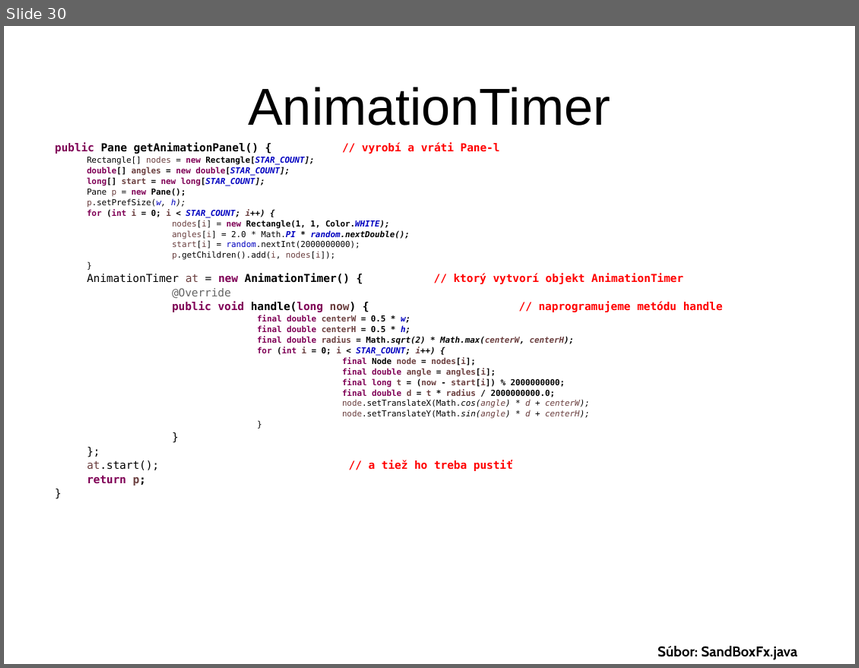
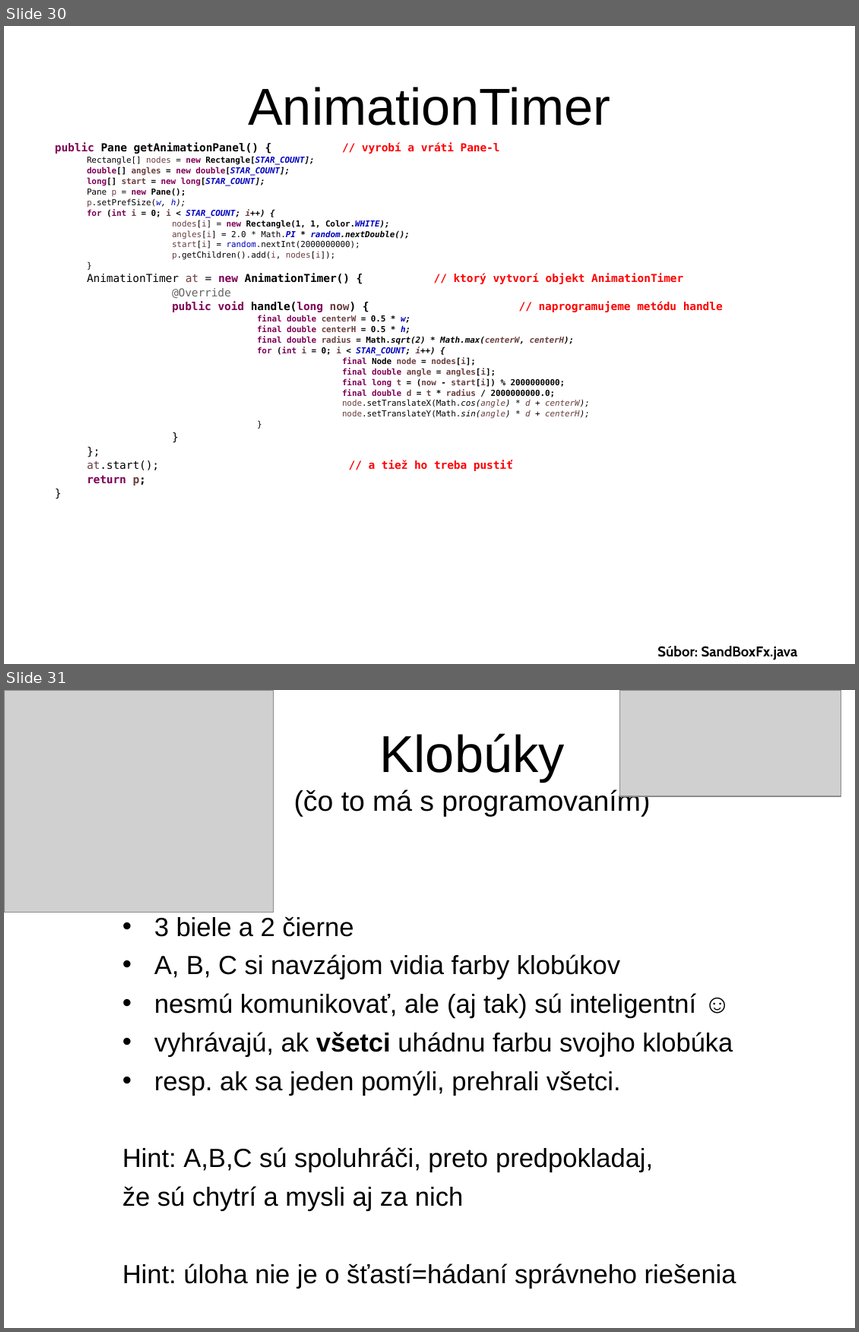
Before and after one commit to Programovanie4/Prednasky, a slide deck: 08/08_java.ppt. Shown one above the other, each under a label of ours: slide 30 before the commit, slides 30 and 31 after it. The pictures are 859x668 and 859x1332 pixels, drawn with LibreOffice and Linux fonts; fonts in the diff are those of the drawing; grey boxes stand for pictures. Boxes give left, top, right and bottom in pixels: in the first picture for what was removed or moved away, otherwise in the second. Text is boxed around its words. In the diff, an @@ line names an element or a change of style, - is before the commit and + after.

```diff
--- a/08/08_java.ppt
+++ b/08/08_java.ppt
@@ slide 31 added at (x1=4, y1=690, x2=855, y2=1328), background #FFFFFF @@
@@ picture added at (x1=4, y1=690, x2=274, y2=912) @@
@@ picture added at (x1=620, y1=690, x2=842, y2=796) @@
@@ title added at (x1=294, y1=733, x2=650, y2=817), 24 pt, text #000000 @@
+Klobúky
+(čo to má s programovaním)
@@ text added at (x1=123, y1=917, x2=737, y2=1289), 22.2 pt, text #000000 @@
+• 3 biele a 2 čierne
+• A, B, C si navzájom vidia farby klobúkov
+• nesmú komunikovať, ale (aj tak) sú inteligentní ☺
+• vyhrávajú, ak všetci uhádnu farbu svojho klobúka
+• resp. ak sa jeden pomýli, prehrali všetci.
+Hint: A,B,C sú spoluhráči, preto predpokladaj,
+že sú chytrí a mysli aj za nich
+Hint: úloha nie je o šťastí=hádaní správneho riešenia
```
Also in this commit, not shown: 3 other files.
